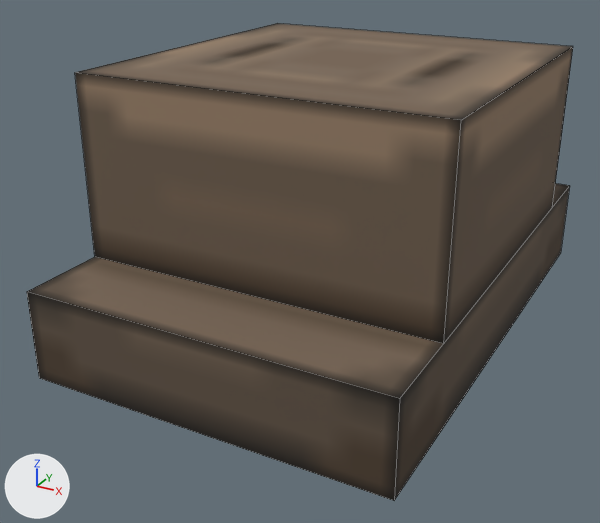
Before and after pictures for a commit that changed the OBJ model src/generated/resources/assets/kuayue/models/block/bogey/mkz/mkz_top.obj.
The view is the same before and after, from a 50 mm lens placed at (1.497, -2.56, 1.401), pointed at (0.416, -0.595, 0.418). Arrows for +X, +Y and +Z are at lower left; the lights stay in place. Mesh edges are drawn as thin lines. Where no turn or scale is listed for an object, it has been applied to the vertices. Vertices at the same position are counted once.

In view in the first picture: '车顶'.
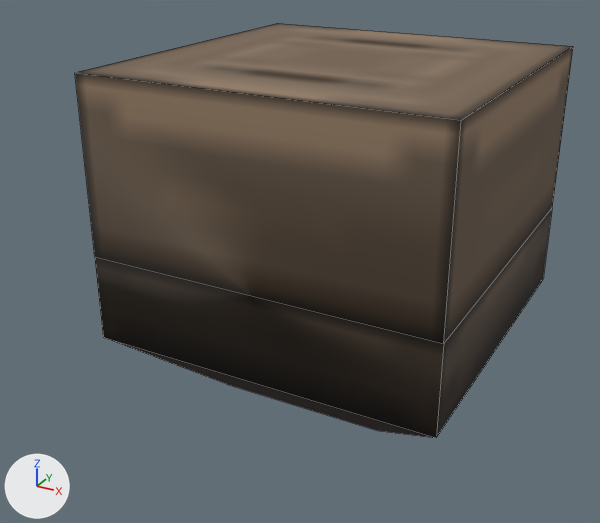
Commit message: 调试MKZ转向架。

What changed in the scene script:
```text
Change me_车顶:
    used by ob_车顶; location = (0.0, 0.0, 0.0)
    verts and faces of me_车顶; kept vertices keep their numbers, new ones are numbered from 24
    before: 0 (1.0, -1.0, 0.25) at pixel (436, 437), 1 (1.0, 0.0, 0.25) at pixel (543, 279), 2 (0.0, -1.0, 0.25), 3 (0.0, 0.0, 0.25), 16 (1.0, -1.0, 0.5) at pixel (443, 343)
    before: 17 (1.0, 0.0, 0.5) at pixel (552, 207), 18 (0.0, -1.0, 0.5) at pixel (94, 256), 19 (0.0, 0.0, 0.5)
    remove me_车顶.from_pydata(...)  # 24 vertices, 16 faces; spans x 0.0..1.0, y -1.25..0.25, z 0.03..1.0
    add me_车顶.from_pydata(...)  # 16 vertices, 16 faces; spans x 0.0..1.0, y -1.0..0.0, z 0.03..1.0
    me_车顶 part 1: the loose piece of 8 vertices spanning x 0.0..1.0, y -1.25..0.25, z 0.25..0.5 is deleted
    me_车顶 part 2
    add faces += [(0, 16, 18, 2), (1, 3, 19, 17), (16, 17, 19, 18), (2, 18, 19, 3), (0, 1, 17, 16), (0, 2, 3, 1)]
    me_车顶 part 3: 8 kept faces spanning x 0.0..1.0, y -1.0..0.0, z 0.03..1.0 get new texture (UV) coordinates
```

Location of each change, [x1, y1, x2, y2] in pixels of the pictures (600 x 523 px):
'车顶', reshaped (9% narrower, 13% shorter)
    before: [27, 23, 573, 501]
    after: [75, 23, 573, 438]
part 1 of me_车顶, deleted (brown)
    before: [27, 183, 570, 501]
part 2 of me_车顶, added (black)
    after: [95, 208, 552, 438]
part 3 of me_车顶, surface changed
    both: [81, 61, 556, 344]
